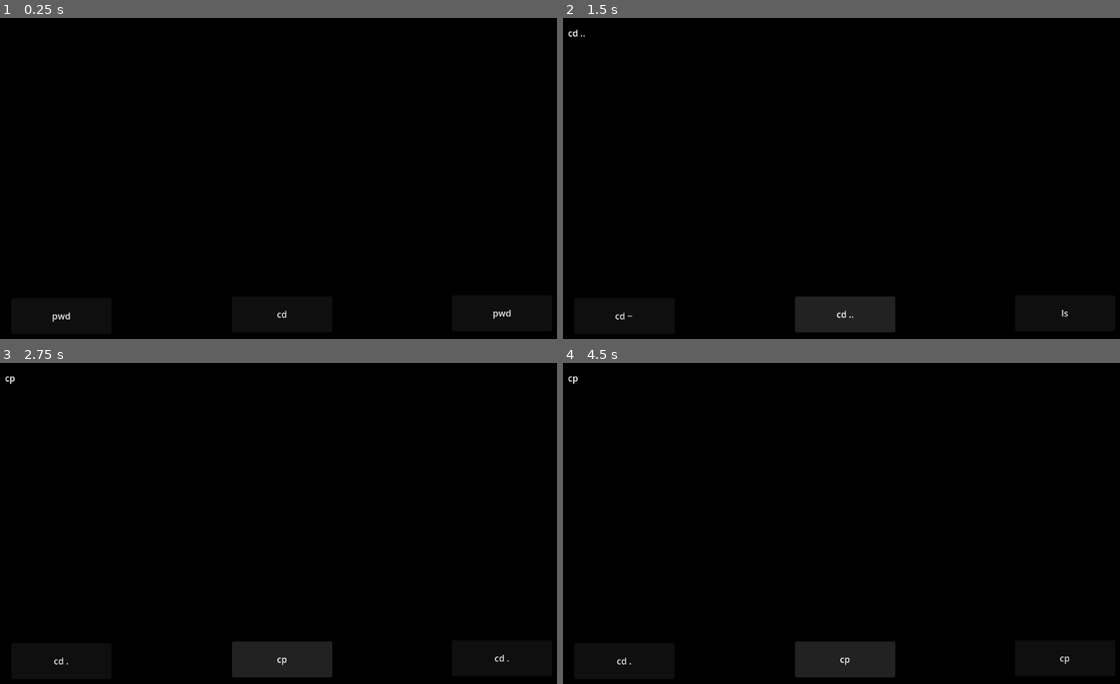
Above: before the commit, frames 1-4 (two rows, left to right).
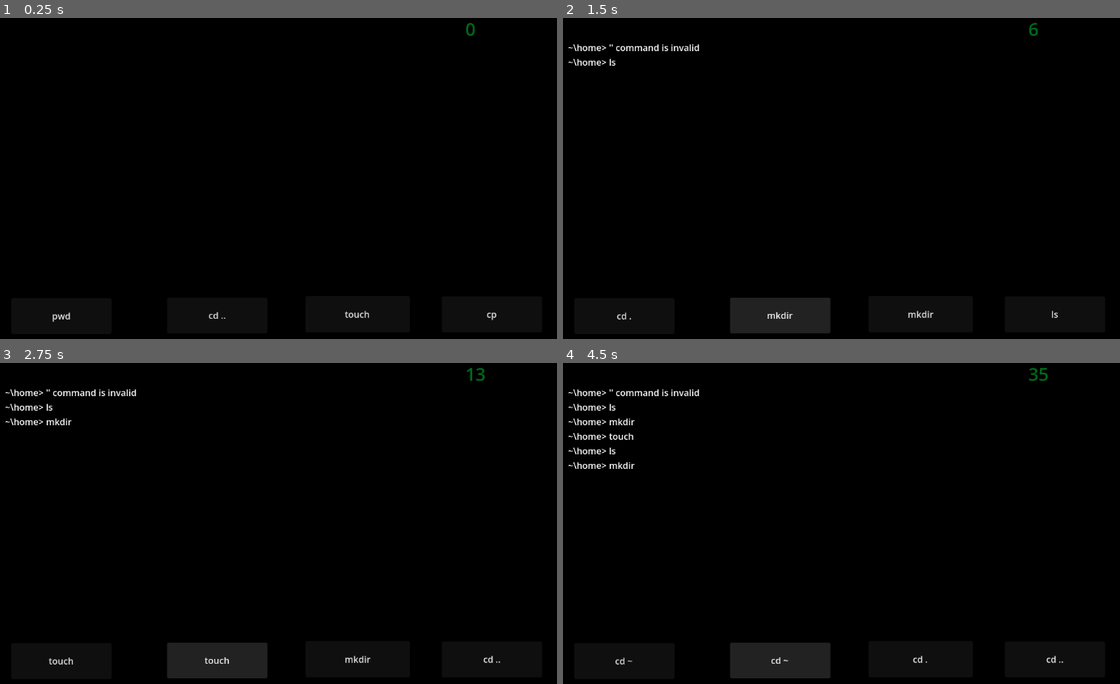
Above: after the commit, the same moments.

Repository: martinkuruzg-hue/hacking-cmd-game2
Game: Godot game, scene res://facil.tscn
Same seed, same stepped clock (60 frames per second), same inputs: the game is played once before the commit and once after it. This scene is started directly instead of the project's main scene. The engine's default icon, where the game draws it, is replaced by a stand-in: a white triangle on a blue panel in a dark square.
Inputs:
- Up to frame 1 (0.25 s): no input
- Up to frame 2 (1.5 s): click "cd" (after the commit: "cd ..") at 0.5 s; click "ls" at 1.25 s
- Up to frame 3 (2.75 s): click "cd .." (after the commit: "mkdir") at 2 s
- Up to frame 4 (4.5 s): click "cp" (after the commit: "touch") at 2.75 s; click "cd ~" at 3.5 s; click "cd ." (after the commit: "touch") at 4.25 s

The runs differ from the first frame. In frame 1, 0.2% of the frame differs, in the area x 37-92%, y 1-95%; in frame 2, 2.6%; in frame 3, 2.8%; in frame 4, 3.2%, in the area x 0-92%, y 1-99%.

Commit message:
alpha 14
Optimización de codigo y corrección de bug visual relacionado al puntaje

Diff:
--- a/facil.gd
+++ b/facil.gd
@@ -1,8 +1,12 @@
 extends Node2D
+
+
+var texto : String
+var veces :int
 var lista_comandos = {'cd':1,'cd .':2,'cd ..':3,'cd ~':4,'cp':5,'rm':5,
 'ls':6, 'mkdir':7,'pwd':8,'touch':9}
 
-
+var input : String
  #COMANDOS para CERRAR TERMINAL
 var clear = {"clear":1, "cls":1}
 #VARIABLE PUNTOS (cuando se utilizan "lista_comandos" AUMENTA)
@@ -11,30 +15,183 @@
 var lista_carpetas = ["home"]
 var jerarquia_carpetas = {"home":0 , "Documents":1, "Desktop":1, "Download":1, "a":2,"e":3}
 var fichero = "~\\home>"
-var optimizacion = [1,2,3]
+var optimizacion = [1,2,3,4]
 
 # Called when the node enters the scene tree for the first time.
 func _ready() -> void:
+	$Fichero_actual.text = fichero
 	optimizacion2()
+# Called every frame. 'delta' is the elapsed time since the previous frame.
 
-# Called every frame. 'delta' is the elapsed time since the previous frame.
+#Funcion principal se llama frecuentemente
 func _process(delta: float) -> void:
-	pass
+	#LABEL DE PUNTOS (Indicador de puntaje en PANTALLA)
+	get_node("Label3").text = str(puntos)
+
+	#Cuando se presiona enter se ejecuta la funcion base
+
+	#ENTER
+
+
+	if puntos <0:
+		puntos = 0
+
+#BOTÓN ENTER (Para Celular)
+func _on_button_pressed() -> void:
+	#Ejecuta funcion base del juego
+	cmd_base()
+
+#FUNCION BASE (Reutilizable para Enter)
+func cmd_base():
+
+
+		#SI EL COMANDO DE LA ENTRADA DE TEXTO
+		#ESTA EN LA LISTA DE COMANDOS CORRECTOS
+
+		if input in lista_comandos and not input in clear:
+			#ENVIA EL COMANDO ESCRITO AL TERMINAL
+
+			if lista_comandos[input] ==3:
+				salir_carpeta(input)
+				llenar_cmd()
+			elif lista_comandos[input] ==4:
+				fichero = "~\\home>"
+				lista_carpetas = ["home"]
+				llenar_cmd()
+			else:
+				llenar_cmd()
+
+			#SUMA PUNTOS cambia por dificultad
+			sumar_puntos(lista_comandos,input)
+
+		#SI es un comando para CERRAR TERMINAL
+		elif input in clear:
+			#SUMA PUNTOS (deberia ser 1)
+			#sumar_puntos()
+			sumar_puntos(clear,input)
+			#VACIA TERMINAL
+			vaciar_cmd()
+		#SI CONTIENE "CD ."
+		elif input.contains("cd ."):
+
+			sumar_puntos(lista_comandos,"cd .")
+			comando_cd(lista_comandos,input)
+			llenar_cmd()
+		#SI es COMANDO INCORRECTO X
+		else:
+
+			#RESTA 1 PUNTO
+			restar_puntos()
+			#ACTIVA FUNCION DE COMANDO INCORRECTO Y
+			#           MANDA MENSAJE DE ERROR
+			input_invalido()
+
+		#SE VACIA/LIMPIA LA ENTRADA PARA
+		# ESCRIBIR OTRO COMANDO
+
+
+		$Fichero_actual.text = fichero
+#SUMA con LISTA_COMANDOS (COMANDOS CORRECTOS)
+func sumar_puntos(diccionario,comando):
+	#Suma puntos segun dificultad
+	puntos += diccionario[comando]
+#RESTA con COMANDOS INCORRECTOS (-1 punto siempre)
+func restar_puntos():
+	puntos -= 1
+
+
+#ENVIA el texto del INPUT al TERMINAL
+func llenar_cmd():
+	$Label.text =str($Label.text) +"\n"+fichero+" " +str(input)
+
+#VACIA TERMINAL cuando se LLENA
+func vaciar_cmd():
+	get_node("Label").text = fichero
+	veces = 0
+#CONCATENA mensaje de error , con comando fuera
+# de lista_comandos
+func input_invalido():
+	$Label.text =str($Label.text) + "\n"+fichero+" '" +str(input)+"' command is invalid"
+#REINICIA TERMINAL CUANDO SE LLENA
+func _on_label_resized() -> void:
+	#TERMINAL acepta MAXIMO 18 FILAS
+	if veces <= 18:
+		veces = veces + 1
+		#print(veces)
+	#CUANDO SUPERA LAS 18 FILAS
+	else:
+		#REINICIA RECUENTO A 0
+		veces = 0
+		#LIMPIA TERMINAL
+		get_node("Label").text =fichero
+
+
+# Valida si el comando uso "CD ." para CAMBIAR de CARPETA
+func comando_cd(diccionario,comando):
+	#VALIDACION con un CONTAINS
+	if comando.contains("cd .") and comando.get_slice("cd .", 1) and comando.get_slice("cd .", 1) in jerarquia_carpetas  :
+		#Pone la BASE de FICHERO
+		var fichero_temporal = "~"
+
+		#DEVUELVE el TEXTO luego del "CD ."
+		var carpeta = comando.get_slice("cd .", 1)
+
+		#AÑADE otra CARPETA a la LISTA
+		lista_carpetas = lista_carpetas+ [str(carpeta)]
+
+		for i in lista_carpetas:
+			fichero_temporal = fichero_temporal +"\\"+ i
+		#CREA DENUEVO EL FICHERO
+		fichero = fichero_temporal + ">"
+	else:
+		print("no está")
+func salir_carpeta(input):
+	#SI Tamaño de la lista es mayor a 1
+	if lista_carpetas.size()>1:
+		#(Para que no se borre el home)
+		var carpeta = input.get_slice("cd .", 1)
+
+		#Pone la BASE de FICHERO
+		var fichero_temporal = "~"
+
+		#AÑADE otra CARPETA a la LISTA
+		lista_carpetas.remove_at(lista_carpetas.size() -1)
+
+		for i in lista_carpetas:
+			fichero_temporal = fichero_temporal +"\\"+ i
+		#CREA DENUEVO EL FICHERO
+		fichero = fichero_temporal + ">"
+
+func _on_button_4_pressed() -> void:
+	cmd_base()
+	optimizacion2()
+	input = $Button4.text
+	#$Label.text +="\n"+input
+
+
+func _on_button_3_pressed() -> void:
+	cmd_base()
+	optimizacion2()
+	input = $Button3.text
+	#$Label.text += "\n"+input
 
 
 func _on_button_2_pressed() -> void:
+	cmd_base()
 	optimizacion2()
-	$Label.text =$Button2.text
+	input = $Button2.text
+	#$Label.text +="\n"+input
 
 
-func _on_button_3_pressed() -> void:
-	optimizacion2()
-	$Label.text =$Button3.text
 
 func _on_button_1_pressed() -> void:
+
+	cmd_base()
 	optimizacion2()
-	$Label.text =$Button1.text
+
+	input = $Button1.text
+	#$Label.text +="\n"+input
 
 func optimizacion2():
 	for i in optimizacion :
-		get_node("Button"+str(i)).text= str(lista_comandos.find_key(randi_range(1,8)))
+		get_node("Button"+str(i)).text= str(lista_comandos.find_key(randi_range(1,9)))
--- a/facil.tscn
+++ b/facil.tscn
@@ -10,6 +10,13 @@
 
 [sub_resource type="LabelSettings" id="LabelSettings_cf7v2"]
 font = SubResource("FontVariation_epypp")
+font_size = 32
+font_color = Color(0, 0.41071948, 0.10368834, 1)
+
+[sub_resource type="FontVariation" id="FontVariation_m448g"]
+
+[sub_resource type="LabelSettings" id="LabelSettings_qur1y"]
+font = SubResource("FontVariation_m448g")
 font_size = 32
 font_color = Color(0, 0.41071948, 0.10368834, 1)
 
@@ -50,17 +57,17 @@
 label_settings = SubResource("LabelSettings_cf7v2")
 
 [node name="Button2" type="Button" parent="." unique_id=560863673]
-offset_left = 431.0
-offset_top = 503.0
-offset_right = 610.0
-offset_bottom = 567.0
+offset_left = 315.0
+offset_top = 505.0
+offset_right = 494.0
+offset_bottom = 569.0
 text = "."
 
 [node name="Button3" type="Button" parent="." unique_id=1740733624]
-offset_left = 823.0
-offset_top = 501.0
-offset_right = 1002.0
-offset_bottom = 565.0
+offset_left = 805.0
+offset_top = 503.0
+offset_right = 984.0
+offset_bottom = 567.0
 text = "."
 
 [node name="Button1" type="Button" parent="." unique_id=1996003570]
@@ -70,6 +77,21 @@
 offset_bottom = 570.0
 text = "."
 
+[node name="Button4" type="Button" parent="." unique_id=158540700]
+offset_left = 562.0
+offset_top = 502.0
+offset_right = 748.0
+offset_bottom = 567.0
+text = "."
+
+[node name="Label3" type="Label" parent="." unique_id=1986986010]
+offset_left = 847.0
+offset_top = 3.0
+offset_right = 1022.0
+offset_bottom = 132.0
+label_settings = SubResource("LabelSettings_qur1y")
+
 [connection signal="pressed" from="Button2" to="." method="_on_button_2_pressed"]
 [connection signal="pressed" from="Button3" to="." method="_on_button_3_pressed"]
 [connection signal="pressed" from="Button1" to="." method="_on_button_1_pressed"]
+[connection signal="pressed" from="Button4" to="." method="_on_button_4_pressed"]
--- a/node_2d.gd
+++ b/node_2d.gd
@@ -1,6 +1,7 @@
 extends Node2D
 
 #@onready var input = $LineEdit.text
+
 
 var texto : String
 var veces :int
@@ -8,14 +9,14 @@
 var lista_comandos = {'cd':1,'cd .':2,'cd ..':3,'cd ~':4,'cp':5,'rm':5,
 'ls':6, 'mkdir':7,'pwd':8,'touch':9}
 
-
  #COMANDOS para CERRAR TERMINAL
 var clear = {"clear":1, "cls":1}
 #VARIABLE PUNTOS (cuando se utilizan "lista_comandos" AUMENTA)
 var puntos: int
 #Variable ficheros
-var lista_carpetas = ["home"]
-var jerarquia_carpetas = {"home":0 , "Documents":1, "Desktop":1, "Download":1, "a":2,"e":3}
+var lista_carpetas = ["home"] #Carpeta ACTUAL
+
+var jerarquia_carpetas = {"home":0 , "Documents":1, "Desktop":1, "Download":1, "a":2,"e":3} #CARPETAS EXISTENTES
 var fichero = "~\\home>"
 
 # Called when the node enters the scene tree for the first time.
@@ -28,17 +29,13 @@
 
 #Funcion principal se llama frecuentemente
 func _process(delta: float) -> void:
-	#LABEL DE PUNTOS (Indicador de puntaje en PANTALLA)
-	get_node("Label3").text = str(puntos)
-
-	#Cuando se presiona enter se ejecuta la funcion base
-
-	#ENTER
+ #PENDIENTE: OPTIMIZAR PARA NO LLAMAR SIEMPRE
 	if Input.is_action_just_pressed("ui_accept"):
 		cmd_base()
+		get_node("Label3").text = str(puntos)
 
-	if puntos <0:
-		puntos = 0
+
+
 
 #BOTÓN ENTER (Para Celular)
 func _on_button_pressed() -> void:
@@ -52,7 +49,7 @@
 		#SI EL COMANDO DE LA ENTRADA DE TEXTO
 		#ESTA EN LA LISTA DE COMANDOS CORRECTOS
 
-		if input in lista_comandos and not input in clear:
+		if input in lista_comandos:
 			#ENVIA EL COMANDO ESCRITO AL TERMINAL
 
 			if lista_comandos[input] ==3:
@@ -99,9 +96,14 @@
 func sumar_puntos(diccionario,comando):
 	#Suma puntos segun dificultad
 	puntos += diccionario[comando]
+
+
+
 #RESTA con COMANDOS INCORRECTOS (-1 punto siempre)
 func restar_puntos():
-	puntos -= 1
+	if puntos > 0:
+		puntos -= 1
+
 #FUNCION para VACIAR LA ENTRADA DE TEXTO
 func vaciar_input():
 	$LineEdit.text = ""
@@ -151,14 +153,14 @@
 		print("no está")
 func salir_carpeta(input):
 	#SI Tamaño de la lista es mayor a 1
-	if lista_carpetas.size()>1:
+	if lista_carpetas.size()>1 and "home" in lista_carpetas:
 		#(Para que no se borre el home)
 		var carpeta = input.get_slice("cd .", 1)
 
 		#Pone la BASE de FICHERO
 		var fichero_temporal = "~"
 
-		#AÑADE otra CARPETA a la LISTA
+
 		lista_carpetas.remove_at(lista_carpetas.size() -1)
 
 		for i in lista_carpetas:
--- a/titulo.gd
+++ b/titulo.gd
@@ -17,3 +17,7 @@
 
 func _on_facil_pressed() -> void:
 	get_tree().change_scene_to_file("res://facil.tscn")
+
+
+func _on_titulo_resized() -> void:
+	pass # Replace with function body.
--- a/titulo.tscn
+++ b/titulo.tscn
@@ -2,27 +2,18 @@
 
 [ext_resource type="Script" uid="uid://bgo7uwl0ap2bq" path="res://titulo.gd" id="1_gwakh"]
 [ext_resource type="Texture2D" uid="uid://dx71e2ufuvkv6" path="res://icon.svg" id="1_gxgwo"]
-
-[sub_resource type="LabelSettings" id="LabelSettings_gwakh"]
-line_spacing = 3.125
-font_size = 92
+[ext_resource type="PackedScene" uid="uid://bu0ynga5a14ih" path="res://titulotexto.tscn" id="3_bk0n8"]
 
 [node name="Node2D" type="Node2D" unique_id=1550900695]
 script = ExtResource("1_gwakh")
 
 [node name="Icon" type="Sprite2D" parent="." unique_id=563718499]
 modulate = Color(0, 0, 0, 1)
-position = Vector2(422.50006, -12.999985)
-scale = Vector2(12.164063, 8.84375)
+position = Vector2(355.5003, -108.500244)
+scale = Vector2(38.38281, 27.320313)
 texture = ExtResource("1_gxgwo")
 
-[node name="Label" type="Label" parent="." unique_id=1888086496]
-offset_left = 254.0
-offset_top = -14.0
-offset_right = 517.0
-offset_bottom = 112.0
-text = "CM2D"
-label_settings = SubResource("LabelSettings_gwakh")
+[node name="Titulo" parent="." unique_id=1900817020 instance=ExtResource("3_bk0n8")]
 
 [node name="Camera2D" type="Camera2D" parent="." unique_id=970240738]
 position = Vector2(349, 97)
--- /dev/null
+++ b/titulotexto.tscn
@@ -0,0 +1,13 @@
+[gd_scene format=3 uid="uid://bu0ynga5a14ih"]
+
+[sub_resource type="LabelSettings" id="LabelSettings_gwakh"]
+line_spacing = 3.125
+font_size = 92
+
+[node name="Titulo" type="Label" unique_id=1900817020]
+offset_left = 254.0
+offset_top = -14.0
+offset_right = 517.0
+offset_bottom = 112.0
+text = "CM2D"
+label_settings = SubResource("LabelSettings_gwakh")
Not shown, added: export_presets.cfg
